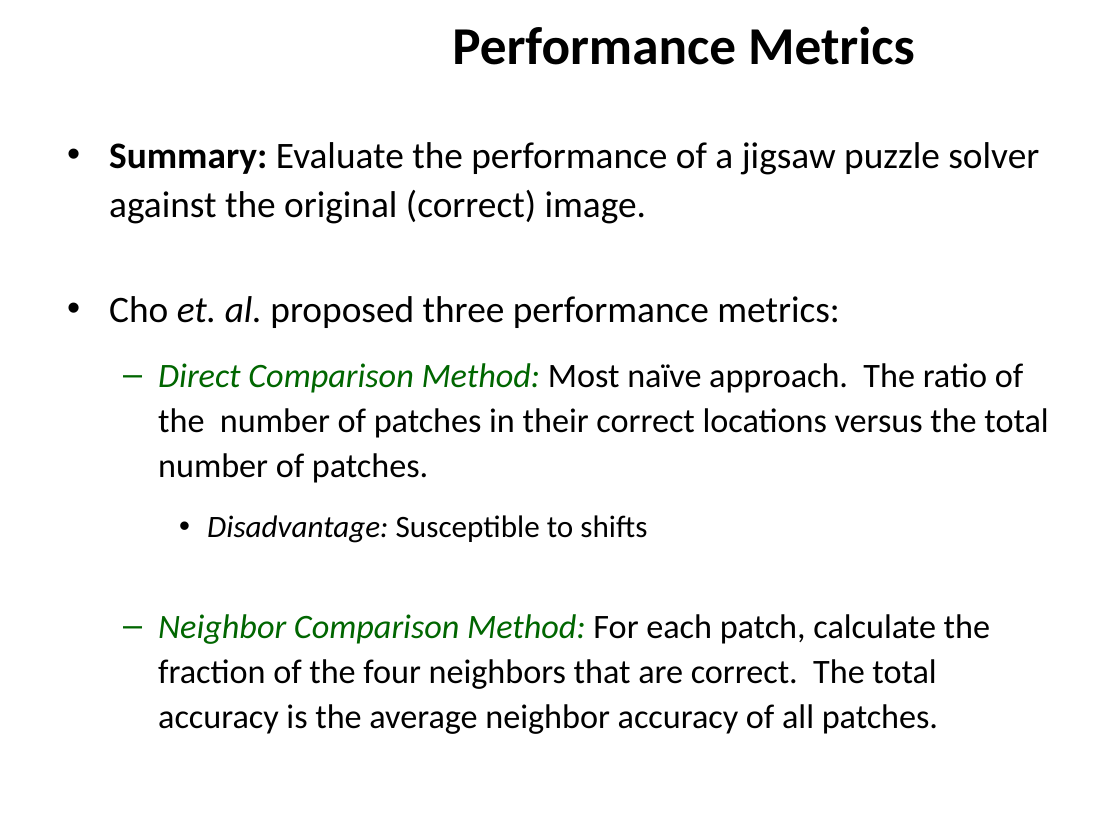
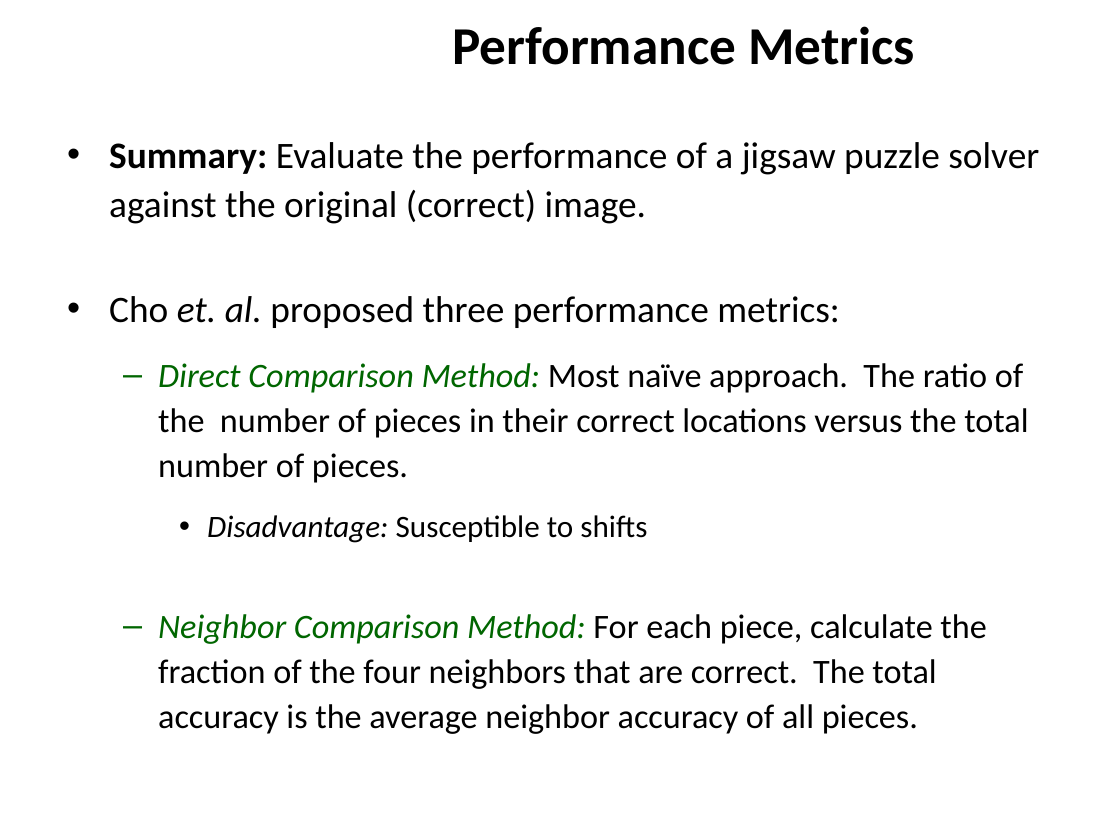
Before and after one commit to ZaydH/sjsu_thesis, a slide deck: slide 16 of Papers/Zayd_Hammoudeh_-_Square_Jigsaw_Puzzle_Problem_Literature_Review.pptx (slide 14 before the commit). Drawn at 1120x840 pixels with LibreOffice and Linux fonts; fonts in the diff are those of the drawing; background and template pictures are left out. Boxes give left, top, right and bottom in pixels: in the first picture for what was removed or moved away, otherwise in the second. Text is boxed around its words. In the diff, an @@ line names an element or a change of style, - is before the commit and + after.

Commit message:
More work on the literature review.  Cleaning up the presentation. Standardizing on reviewing to the "patches" as "pieces"

```diff
--- a/Papers/Zayd_Hammoudeh_-_Square_Jigsaw_Puzzle_Problem_Literature_Review.pptx
+++ b/Papers/Zayd_Hammoudeh_-_Square_Jigsaw_Puzzle_Problem_Literature_Review.pptx
@@ text at <box>158,363,1028,483</box>: text changed @@
-  – Direct Comparison Method: Most naïve approach. The ratio of the number of patches in their correct locations versus the total number of patches.
+  – Direct Comparison Method: Most naïve approach. The ratio of the number of pieces in their correct locations versus the total number of pieces.
@@ text at <box>158,614,986,734</box>: text changed @@
-  – Neighbor Comparison Method: For each patch, calculate the fraction of the four neighbors that are correct. The total accuracy is the average neighbor accuracy of all patches.
+  – Neighbor Comparison Method: For each piece, calculate the fraction of the four neighbors that are correct. The total accuracy is the average neighbor accuracy of all pieces.
```
Also in this commit, not shown: 10 other slides changed, 4 slides added.
